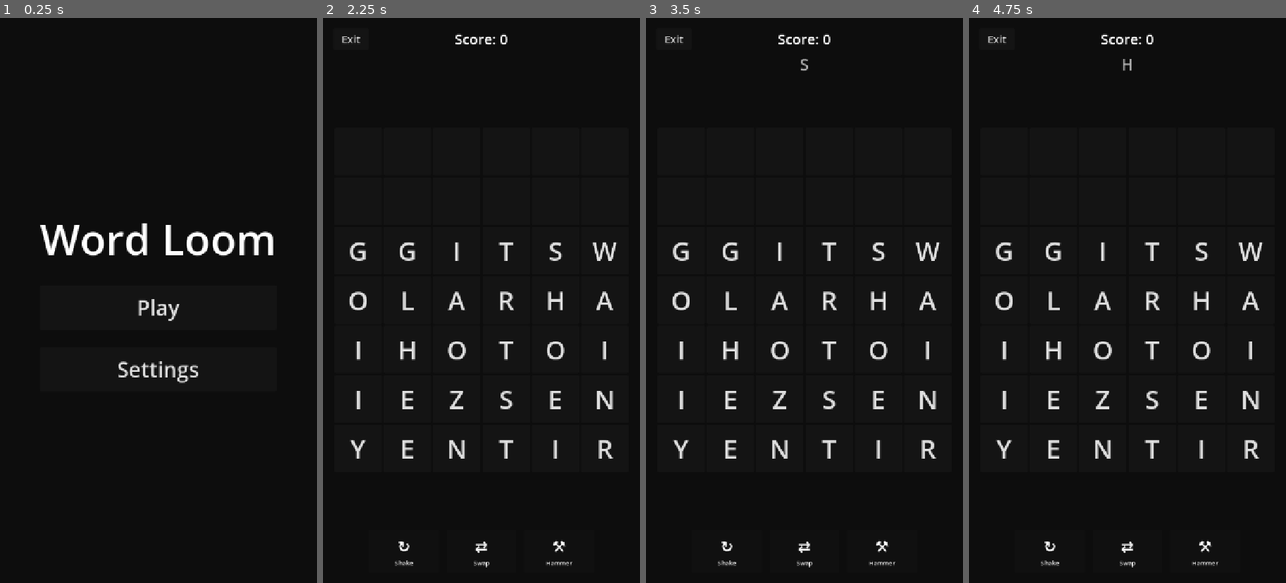
Above: before the commit, frames 1-4 (left to right).
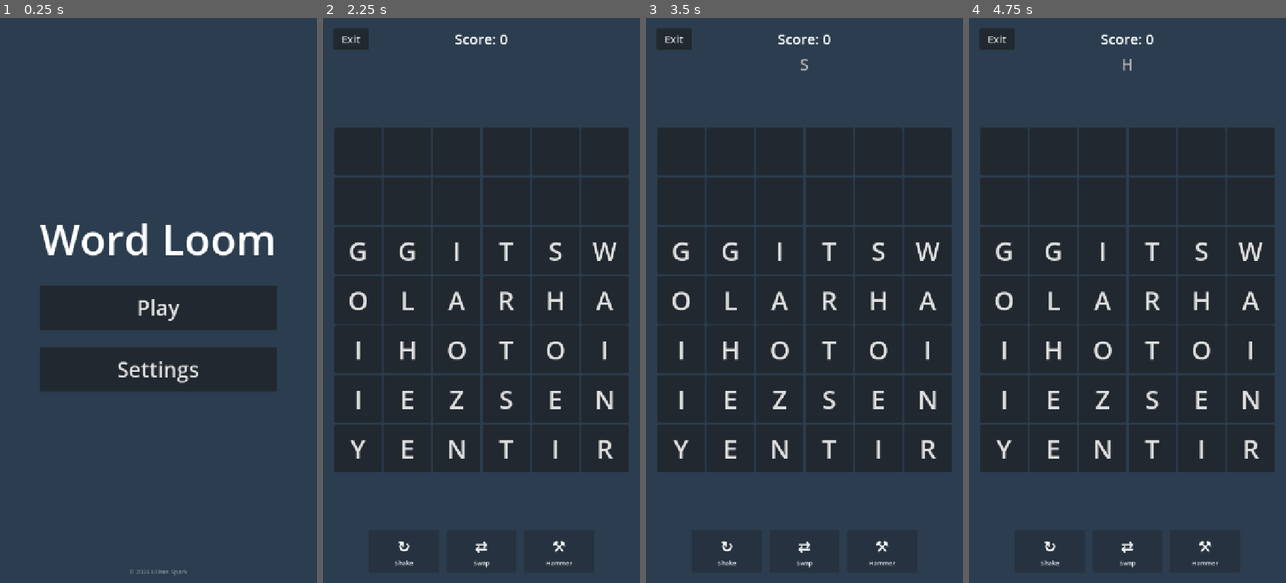
Above: after the commit, the same moments.

Repository: lux-sp4rk/wrdfall
Game: Godot game, scene res://scenes/Home.tscn
The game is run twice, just before and just after one commit, with the same random seed, the same clock (stepped at 60 frames per second) and the same inputs.
Inputs (mouse positions are in pixels of both pictures, inside the frame that each line leads up to):
- Up to frame 1 (0.25 s): no input
- Up to frame 2 (2.25 s): click "Settings" at 0.5 s; click "Back" at 1.25 s; click "Play" at 2 s
- Up to frame 3 (3.5 s): tap Enter at 2.75 s; move the mouse to (874, 272) at 2.77 s; click (874, 272) at 2.92 s
- Up to frame 4 (4.75 s): tap Space at 3.5 s; move the mouse to (1064, 328) at 3.52 s; click (1064, 328) at 3.67 s; tap Enter at 4.25 s; move the mouse to (1159, 176) at 4.27 s; click (1159, 176) at 4.42 s

The runs differ from the first frame. In frame 1, 98% of the frame differs, in the area x 0-100%, y 0-100%; in frame 2, 97%; in frame 3, 97%; in frame 4, 97%.

Commit message:
feat(ui): implement calm slate theme & add copyright footer
- Updates background color to midnight blue (Color(0.17, 0.24, 0.31, 1)) across Home, Game, and Settings scenes (fixes #38)

- Adds copyright footer to Home screen (fixes #47)

Diff:
--- a/godot/scenes/Home.tscn
+++ b/godot/scenes/Home.tscn
@@ -18,7 +18,26 @@
 anchor_bottom = 1.0
 grow_horizontal = 2
 grow_vertical = 2
-color = Color(0.05, 0.05, 0.05, 1)
+color = Color(0.17, 0.24, 0.31, 1)
+
+[node name="Copyright" type="Label" parent="."]
+layout_mode = 1
+anchors_preset = 7
+anchor_left = 0.5
+anchor_top = 1.0
+anchor_right = 0.5
+anchor_bottom = 1.0
+offset_left = -150.0
+offset_top = -40.0
+offset_right = 150.0
+offset_bottom = -10.0
+grow_horizontal = 2
+grow_vertical = 0
+theme_override_colors/font_color = Color(1, 1, 1, 0.4)
+theme_override_font_sizes/font_size = 14
+text = "© 2026 Ulises Spark"
+horizontal_alignment = 1
+vertical_alignment = 1
 
 [node name="CenterContainer" type="CenterContainer" parent="."]
 layout_mode = 1
--- a/godot/scenes/LoomDrop.tscn
+++ b/godot/scenes/LoomDrop.tscn
@@ -18,7 +18,7 @@
 anchor_bottom = 1.0
 grow_horizontal = 2
 grow_vertical = 2
-color = Color(0.05, 0.05, 0.05, 1)
+color = Color(0.17, 0.24, 0.31, 1)
 
 [node name="MarginContainer" type="MarginContainer" parent="."]
 layout_mode = 1
--- a/godot/scenes/Settings.tscn
+++ b/godot/scenes/Settings.tscn
@@ -18,7 +18,7 @@
 anchor_bottom = 1.0
 grow_horizontal = 2
 grow_vertical = 2
-color = Color(0.05, 0.05, 0.05, 1)
+color = Color(0.17, 0.24, 0.31, 1)
 
 [node name="MarginContainer" type="MarginContainer" parent="."]
 layout_mode = 1
